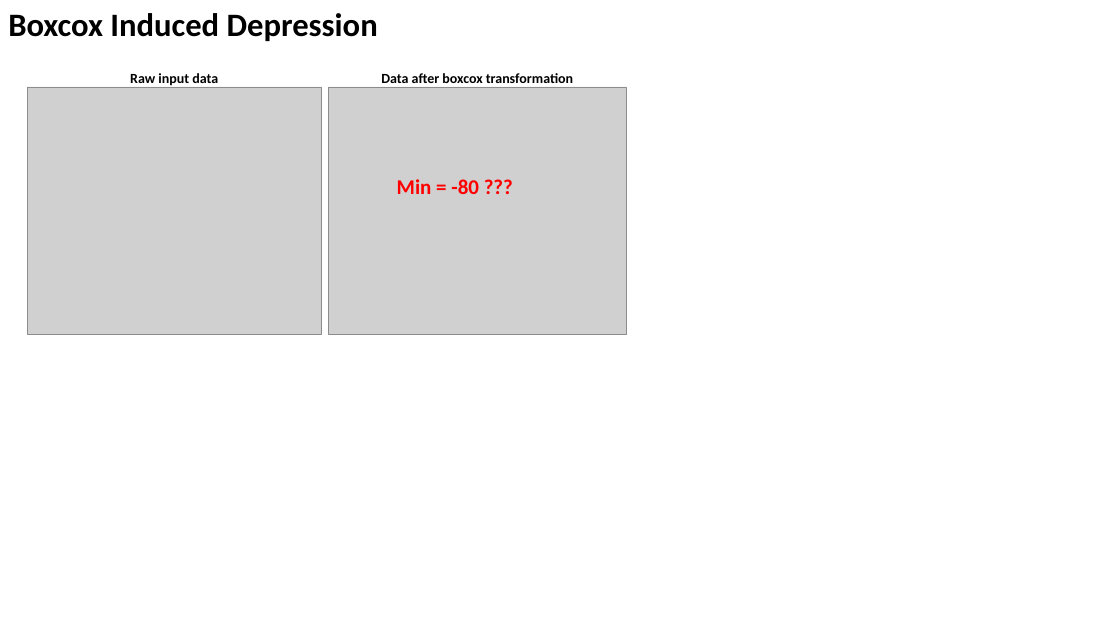
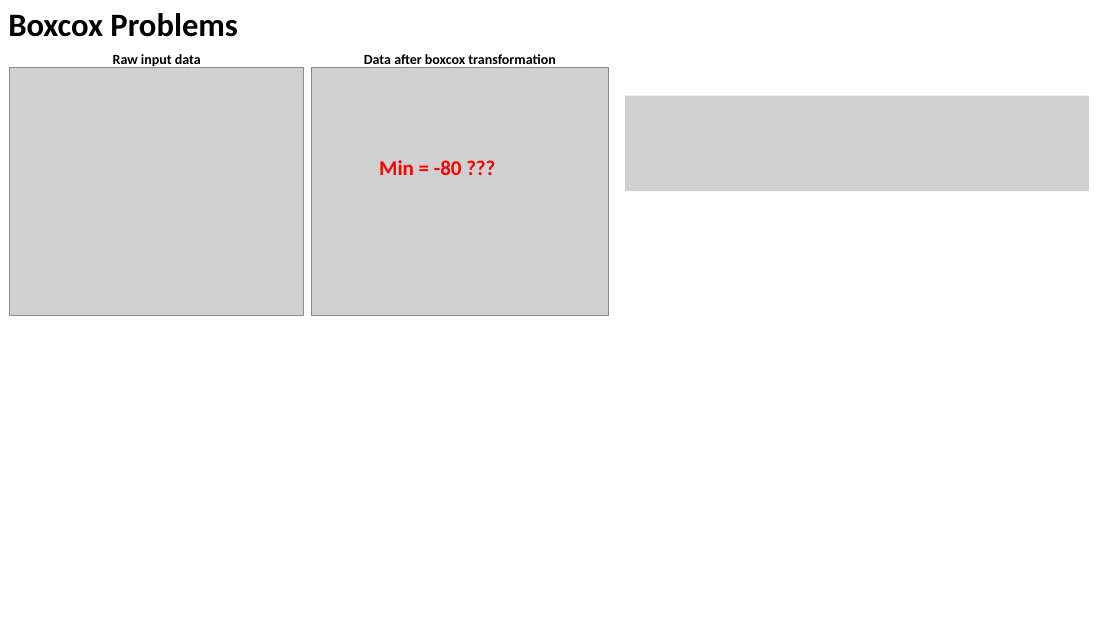
Before and after one commit to zhaohanxiong/OxfordCVM, a slide deck: slide 7 of job_results.pptx. Drawn at 1120x630 pixels with LibreOffice and Linux fonts; fonts in the diff are those of the drawing; grey boxes stand for pictures. Boxes give left, top, right and bottom in pixels: in the first picture for what was removed or moved away, otherwise in the second. Text is boxed around its words. In the diff, an @@ line names an element or a change of style, - is before the commit and + after.

```diff
--- a/job_results.pptx
+++ b/job_results.pptx
@@ text at (x1=8, y1=13, x2=238, y2=37): text changed @@
-Boxcox Induced Depression
+Boxcox Problems
@@ text "Data after boxcox transformation" moved from (x1=381, y1=73, x2=573, y2=88) to (x1=364, y1=54, x2=555, y2=68) @@
@@ picture moved from (x1=329, y1=87, x2=626, y2=335) to (x1=311, y1=67, x2=608, y2=315) @@
@@ picture added at (x1=625, y1=96, x2=1089, y2=192) @@
@@ 2 texts, 1 picture moved together from (x1=27, y1=73, x2=479, y2=335) to (x1=10, y1=54, x2=462, y2=315) @@
```
Also in this commit, not shown: 1 other slide changed, 1 other file.
